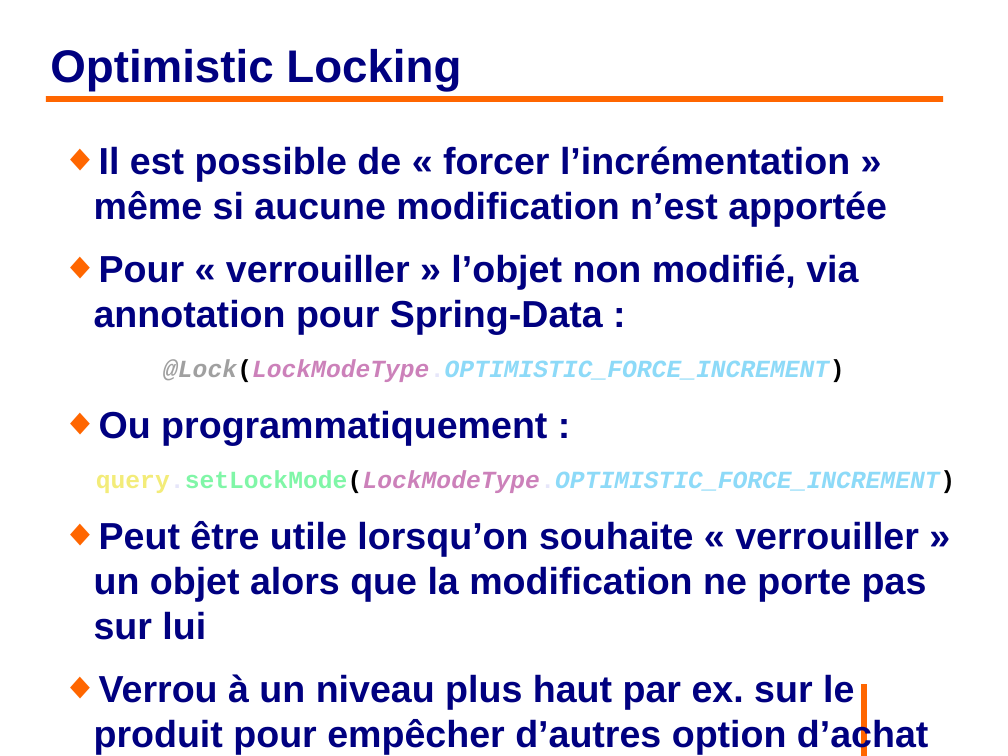
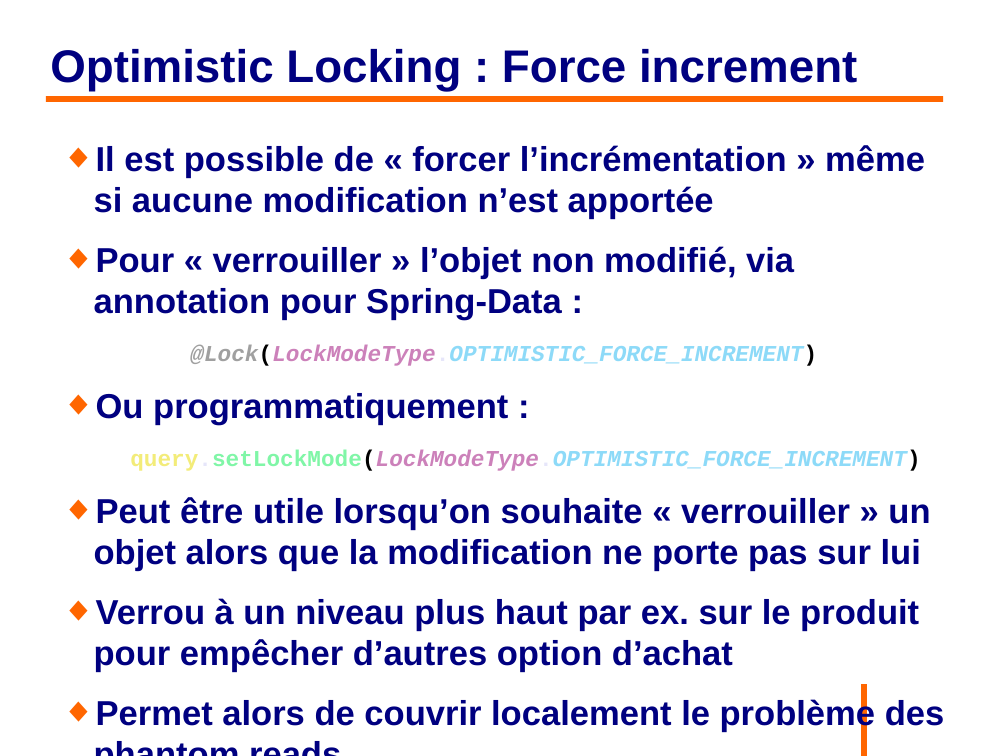
Before and after one commit to philphils/formation-hibernate-avancee, a slide deck: slide 100 of Documentation/diapo_formation_hibernate_avancee.odp (slide 99 before the commit). Drawn at 1008x756 pixels with LibreOffice and Linux fonts; fonts in the diff are those of the drawing; background and template pictures are left out. Boxes give left, top, right and bottom in pixels: in the first picture for what was removed or moved away, otherwise in the second. Text is boxed around its words. In the diff, an @@ line names an element or a change of style, - is before the commit and + after.

```diff
--- a/Documentation/diapo_formation_hibernate_avancee.odp
+++ b/Documentation/diapo_formation_hibernate_avancee.odp
@@ title at (50,49,857,92): text changed @@
-Optimistic Locking
+Optimistic Locking : Force increment
@@ text at (94,145,930,672): size 29.6 to 27.2 pt in "Il est possible de « forcer l’incrémentation ...", "Pour « verrouiller » l’objet non modifié, ...", "Ou programmatiquement :", "Peut être utile lorsqu’on souhaite « verrouiller ..." and 1 more places; size 19.4 to 17.9 pt in "@Lock(LockModeType.OPTIMISTIC_FORCE_INCREMENT)", "query.setLockMode(LockModeType.OPTIMISTIC_FORCE_INCREMENT)" @@
@@ text at (96,697,945,732): paragraph added @@
+◆ Permet alors de couvrir localement le problème des phantom reads
```
Also in this commit, not shown: 7 other slides changed, 2 slides added.
